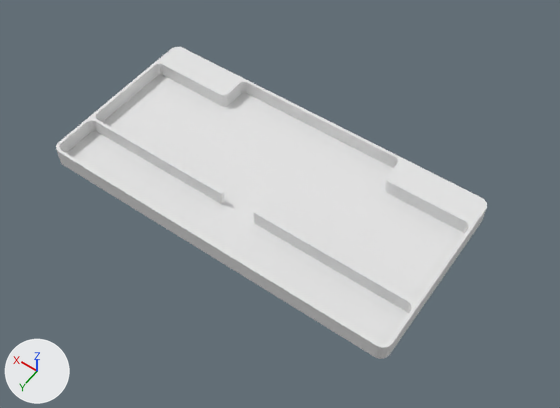
The Blender file drawing/box-o-alps-box.blend: old version first, new version second.
Camera for both pictures: a camera (50 mm lens) standing at (-182.0, 263.0, 358.0) and looking at (-12.0, 25.0, -16.0). The axes (+X, +Y, +Z) are drawn at lower left. The lights are the same throughout. The same objects are shown in both versions, whatever each file hides.

In view in the first picture: 'case_bottom'.
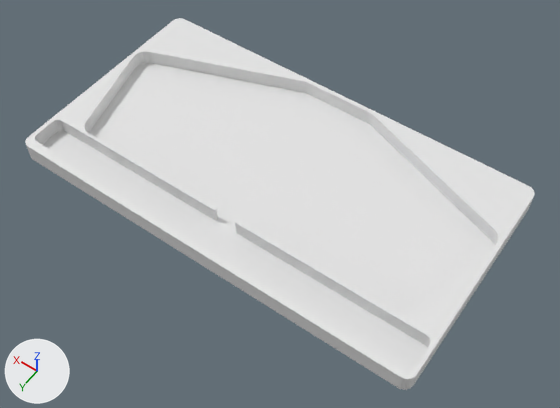
ob_pcb_1mmclearance is not drawn itself; it is used by a modifier of ob_case_bottom.

Pixel boxes (x1, y1, x2, y2) of what changed, in the pictures (560 x 408 px):
'case_bottom', reshaped, modifiers changed (18% wider, 19% taller): before (56, 47, 487, 359); after (25, 18, 535, 390)

The edits, one by one:
Material 'Material' (mat_material) is new.
Its base color is (0.8, 0.8, 0.8) (white #e7e7e7).
Its roughness is 0.4.
me_pcb_1mmclearance_001 has 8 vertices, 5 faces and spans x -119.6..0.0, y -8.6..3.7, z -82.4..36.0.
me_pcb_1mmclearance_001 is used by ob_case_bottom; location (0.0, 0.0, -2.0); rotation (1.571, 0.0, 0.0), in degrees (90, 0, 0).
Part 1, on me_pcb_1mmclearance_001:
Vertex 0 of me_pcb_1mmclearance_001 moves from (0.0, -8.6, -82.4) to (0.0, -8.6, -90.3).
Vertex 1 of me_pcb_1mmclearance_001 moves from (-119.6, -8.6, -82.4) to (-138.3, -8.6, -90.3).
Vertex 2 of me_pcb_1mmclearance_001 moves from (0.0, -8.6, 36.0) to (0.0, -8.6, 60.3).
Vertex 3 of me_pcb_1mmclearance_001 moves from (-119.6, -8.6, 36.0) to (-138.3, -8.6, 60.3).
Vertex 4 of me_pcb_1mmclearance_001 moves from (-119.6, 3.7, -82.4) to (-138.3, 3.7, -90.3).
Vertex 5 of me_pcb_1mmclearance_001 moves from (0.0, 3.7, -82.4) to (0.0, 3.7, -90.3).
Vertex 6 of me_pcb_1mmclearance_001 moves from (-119.6, 3.7, 36.0) to (-138.3, 3.7, 60.3).
Vertex 7 of me_pcb_1mmclearance_001 moves from (0.0, 3.7, 36.0) to (0.0, 3.7, 60.3).
Mesh me_yaskplate_003 is new.
It has 51 vertices, 34 faces and spans x -135.3..0.0, y -57.3..87.3, z -8.3..9.6.
It uses material mat_material (white #e7e7e7).
Object 'pcb_1mmclearance' (ob_pcb_1mmclearance) is deleted.
Object 'case_bottom' (ob_case_bottom) has a BOOLEAN modifier named 'Boolean'.
Modifier setting removed (it was object = ob_pcb_1mmclearance).
Object 'case_bottom' (ob_case_bottom) loses its BOOLEAN modifier named 'Boolean.001'.
On modifier 'Boolean.001' of object 'case_bottom' (ob_case_bottom), object goes from ob_cut_mcu to ob_yaskplate_003.
Object 'yaskplate.003' (ob_yaskplate_003) is new; it shows me_yaskplate_003.
Its location is (0.0, 0.0, 0.0).
It gains a BEVEL modifier named 'Bevel'.
Modifier setting: width = 4.0.
Modifier setting: width_pct = 4.0.
Modifier setting: segments = 8.
Modifier setting: limit_method = 'WEIGHT'.
It gains a MIRROR modifier named 'Mirror'.
Modifier setting: use_clip = True.
It is now shown.
